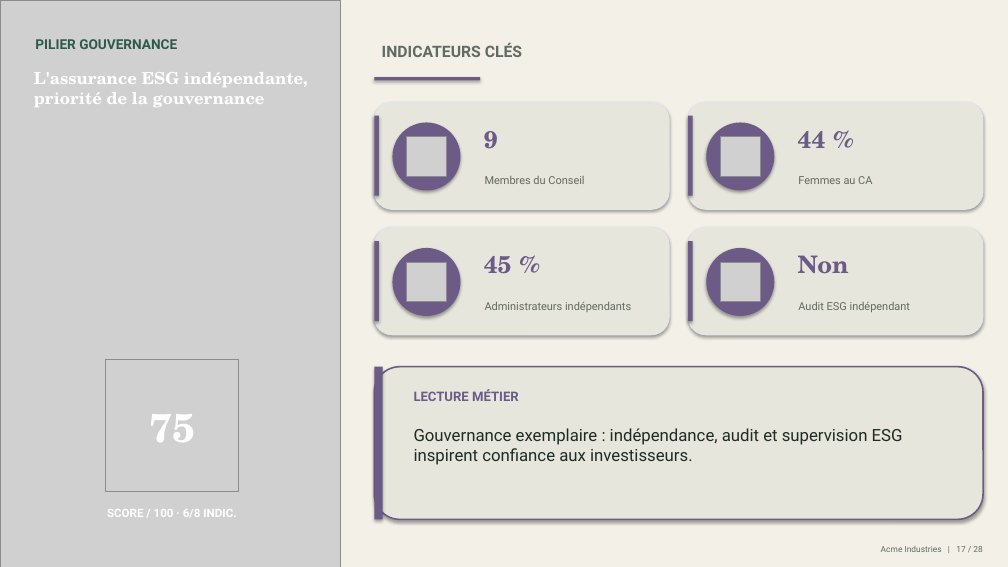
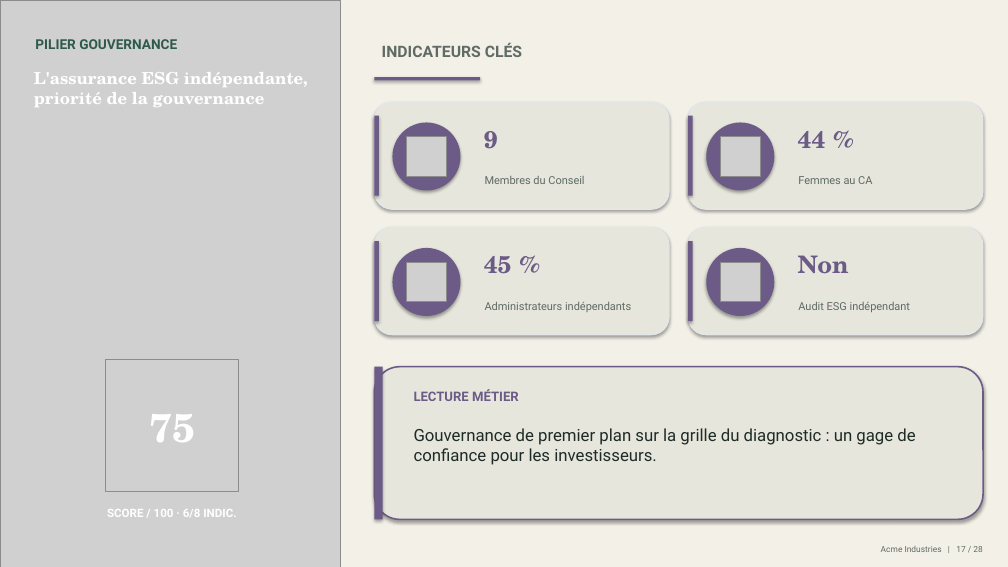
Before and after one commit to mehdiarrais-bot/Ethereal-ESG, a slide deck: slide 17 of examples/Presentation.pptx. Drawn at 1008x567 pixels with LibreOffice and Linux fonts; fonts in the diff are those of the drawing; grey boxes stand for pictures. Boxes give left, top, right and bottom in pixels: in the first picture for what was removed or moved away, otherwise in the second. Text is boxed around its words. In the diff, an @@ line names an element or a change of style, - is before the commit and + after.

```diff
--- a/examples/Presentation.pptx
+++ b/examples/Presentation.pptx
@@ text at (x1=414, y1=428, x2=915, y2=465): text changed @@
-Gouvernance exemplaire : indépendance, audit et supervision ESG inspirent confiance aux investisseurs.
+Gouvernance de premier plan sur la grille du diagnostic : un gage de confiance pour les investisseurs.
```
Also in this commit, not shown: 2 other slides changed, 12 other files.
